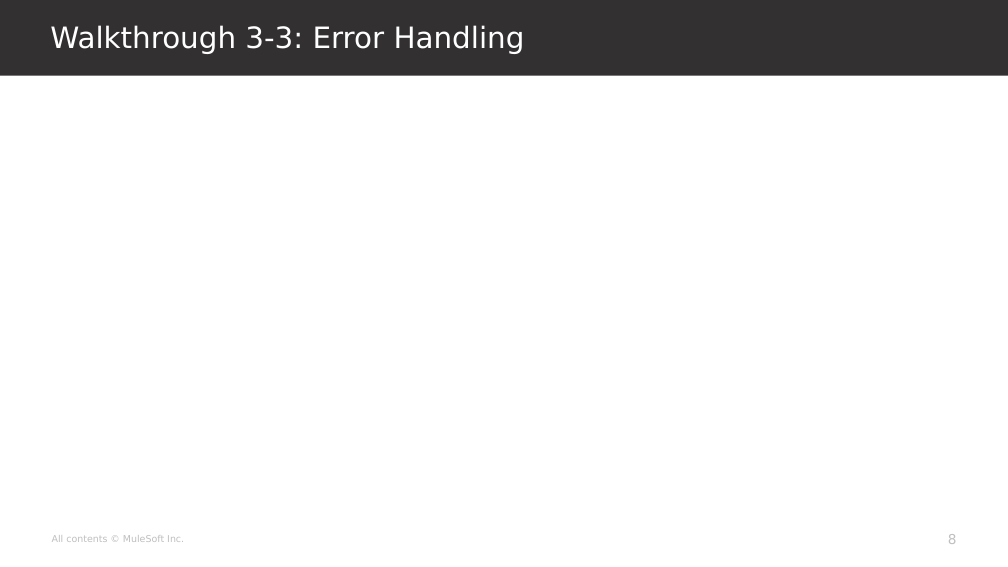
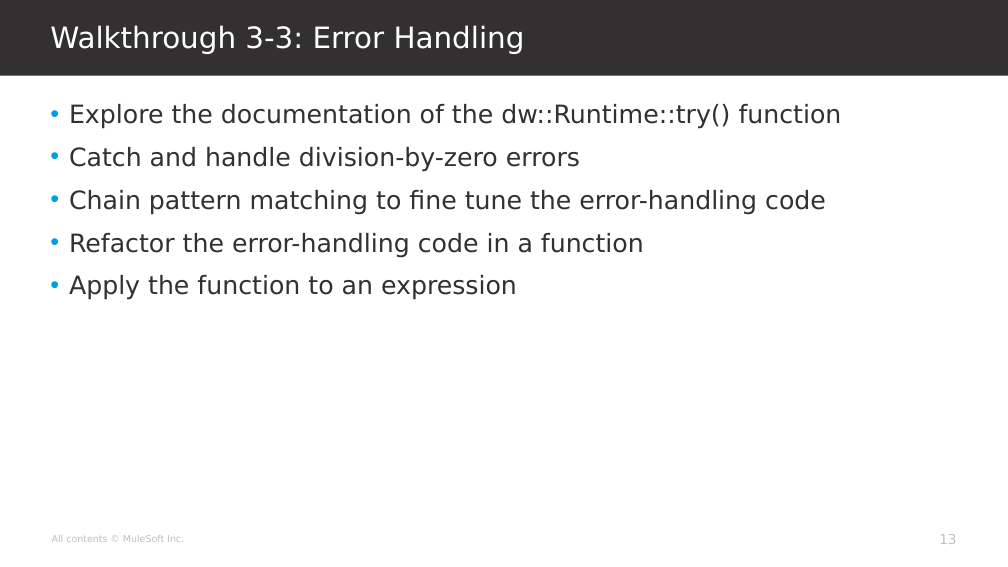
Before and after one commit to georgekwi/manual, a slide deck: slide 13 of slides/mod3.pptx (slide 8 before the commit). Drawn at 1008x567 pixels with LibreOffice and Linux fonts; fonts in the diff are those of the drawing; background and template pictures are left out. Boxes give left, top, right and bottom in pixels: in the first picture for what was removed or moved away, otherwise in the second. Text is boxed around its words. In the diff, an @@ line names an element or a change of style, - is before the commit and + after.

```diff
--- a/slides/mod3.pptx
+++ b/slides/mod3.pptx
@@ text added at (69,104,842,300), 24 pt, text #323031 @@
+• Explore the documentation of the dw::Runtime::try() function
+• Catch and handle division-by-zero errors
+• Chain pattern matching to fine tune the error-handling code
+• Refactor the error-handling code in a function
+• Apply the function to an expression
@@ page number at (939,534,956,544): text changed @@
-8
+13
```
Also in this commit, not shown: 5 other slides changed, 5 slides added, 1 slide removed.
